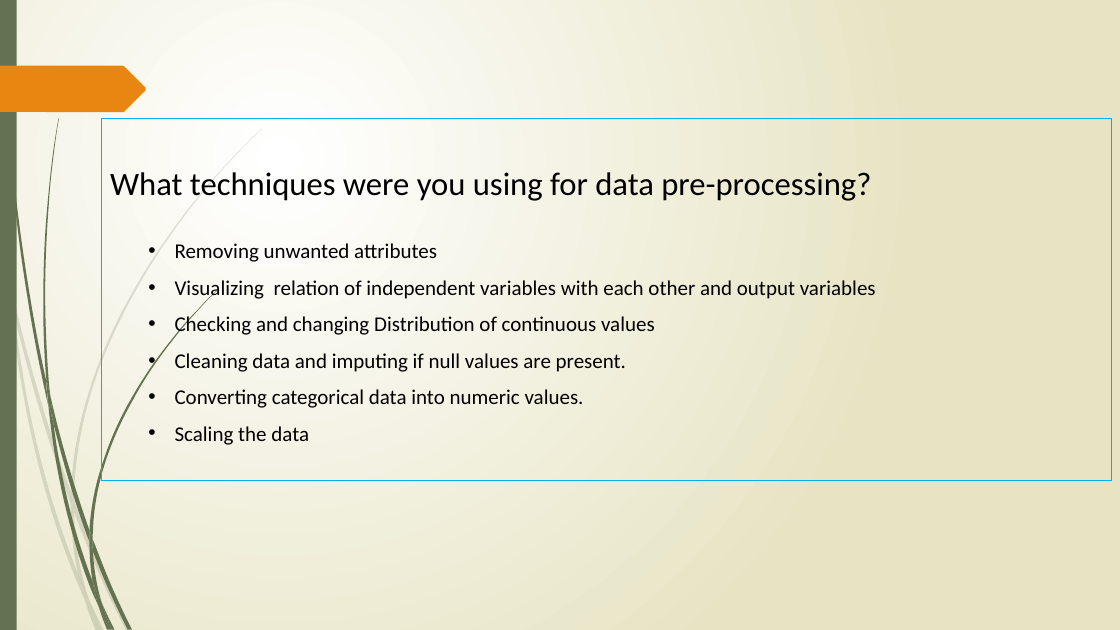
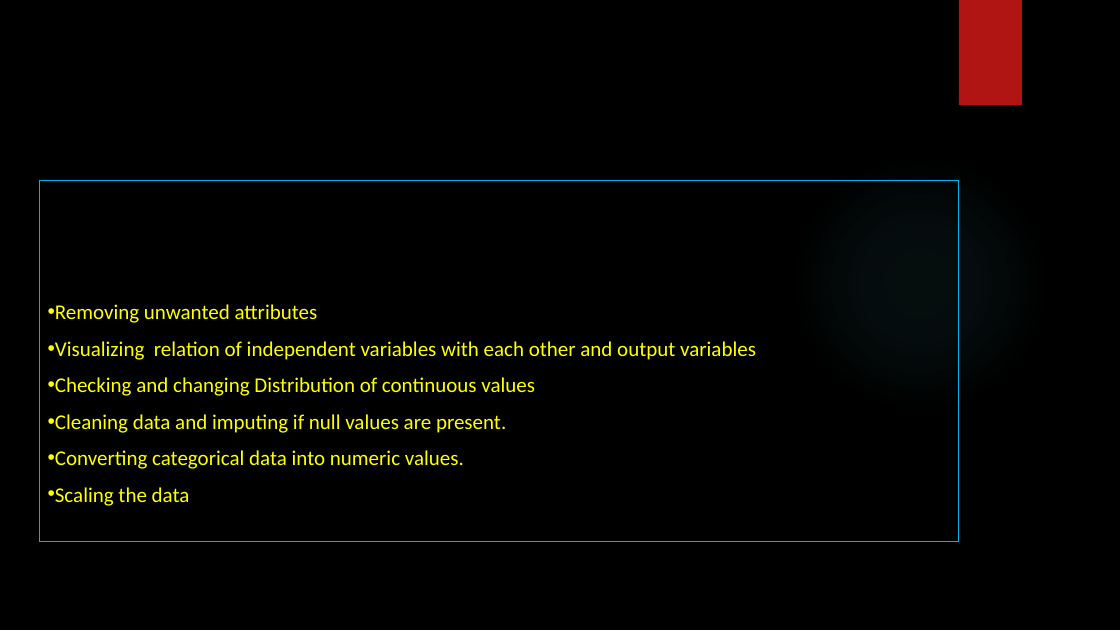
Before and after one commit to VaibhavJoshi95/Internship-InsurancePremiumPrediction, a slide deck: slide 10 of Documents/Insurance Premium Prediction.pptx (slide 9 before the commit). Drawn at 1120x630 pixels with LibreOffice and Linux fonts; fonts in the diff are those of the drawing; background and template pictures are left out. Boxes give left, top, right and bottom in pixels: in the first picture for what was removed or moved away, otherwise in the second. Text is boxed around its words. In the diff, an @@ line names an element or a change of style, - is before the commit and + after.

```diff
--- a/Documents/Insurance Premium Prediction.pptx
+++ b/Documents/Insurance Premium Prediction.pptx
@@ background gradient #FFFFFF to #E8E6C4 to picture (left out) @@
@@ rectangle removed at (0, 0, 17, 630) @@
@@ rectangle added at (959, 0, 1022, 105), fill #B01513 @@
@@ freeform shape removed at (0, 66, 146, 112) @@
@@ ellipse added at (791, 154, 1049, 413), fill gradient #50B9C1 @@
@@ rectangle "What techniques were you using ...": place and size @@
-rectangle "What techniques were you using ..." at (102, 119, 1112, 481)
+rectangle "What techniques were you using ..." at (39, 180, 960, 542)
@@ text in rectangle at (55, 304, 756, 506): text colour #000000 to #FFFF00 in "Removing unwanted attributes", "Visualizing relation of independent variables with each ...", "Checking and changing Distribution of continuous values", "Cleaning data and imputing if null values ..." and 2 more places; alignment justified to left; list level 2 to 1 in "Removing unwanted attributes"; list level 2 to 1 in "Visualizing relation of independent variables ..."; list level 2 to 1 in "Checking and changing Distribution of ..."; list level 2 to 1 in "Cleaning data and imputing if ..."; list level 2 to 1 in "Converting categorical data into numeric ..."; list level 2 to 1 in "Scaling the data" @@
@@ group removed at (0, 129, 262, 630): 10 freeform shapes @@
@@ group removed at (3, 0, 218, 630): 12 freeform shapes @@
```
Also in this commit, not shown: 11 other slides changed, 1 slide added, 4 other files.
